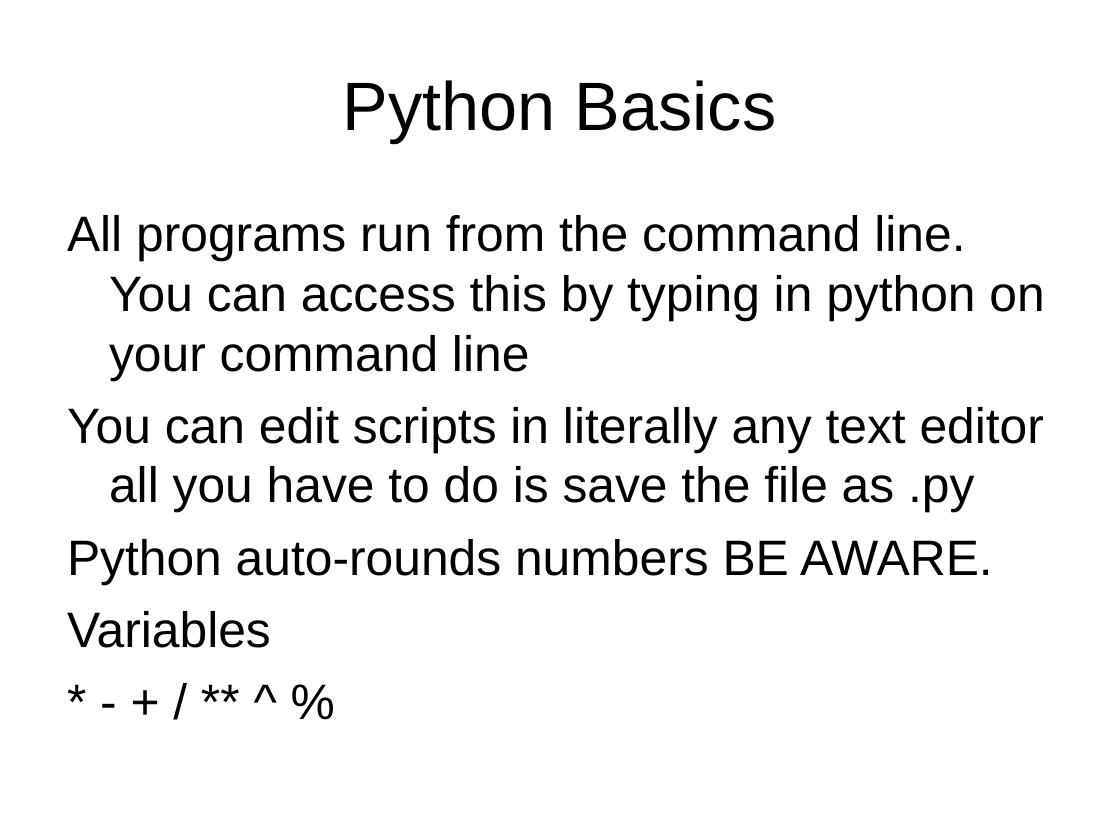
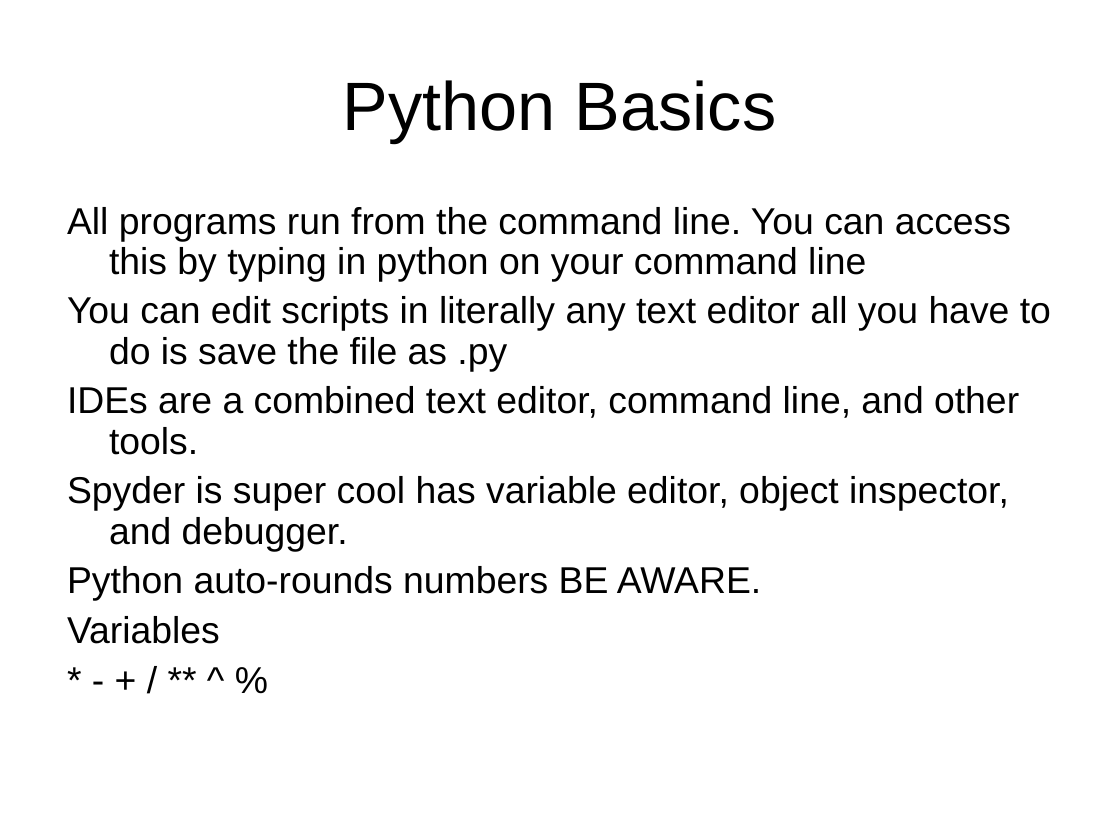
Before and after one commit to cdcox/PythonClassScripts, a slide deck: slide 4 of LectureForMeeting1.ppt. Drawn at 1120x840 pixels with LibreOffice and Linux fonts; fonts in the diff are those of the drawing. Boxes give left, top, right and bottom in pixels: in the first picture for what was removed or moved away, otherwise in the second. Text is boxed around its words. In the diff, an @@ line names an element or a change of style, - is before the commit and + after.

Commit message:
fixed

```diff
--- a/LectureForMeeting1.ppt
+++ b/LectureForMeeting1.ppt
@@ text at <box>67,207,1051,644</box>: size 32 to 24 pt in "All programs run from the command line. ...", "You can edit scripts in literally any ...", "Python auto-rounds numbers BE AWARE.", "Variables" and 1 more places; line spacing 1 to 0.9; less space between paragraphs @@
@@ text at <box>67,386,1019,551</box>: paragraphs added @@
+IDEs are a combined text editor, command line, and other tools.
+Spyder is super cool has variable editor, object inspector, and debugger.
```
Also in this commit, not shown: 1 slide removed.
